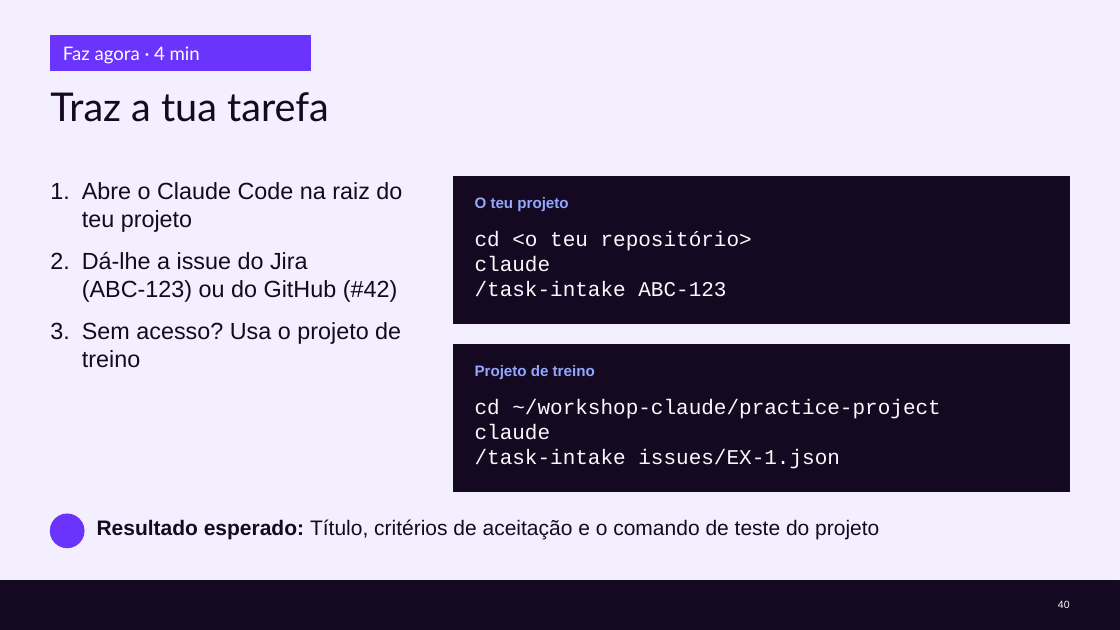
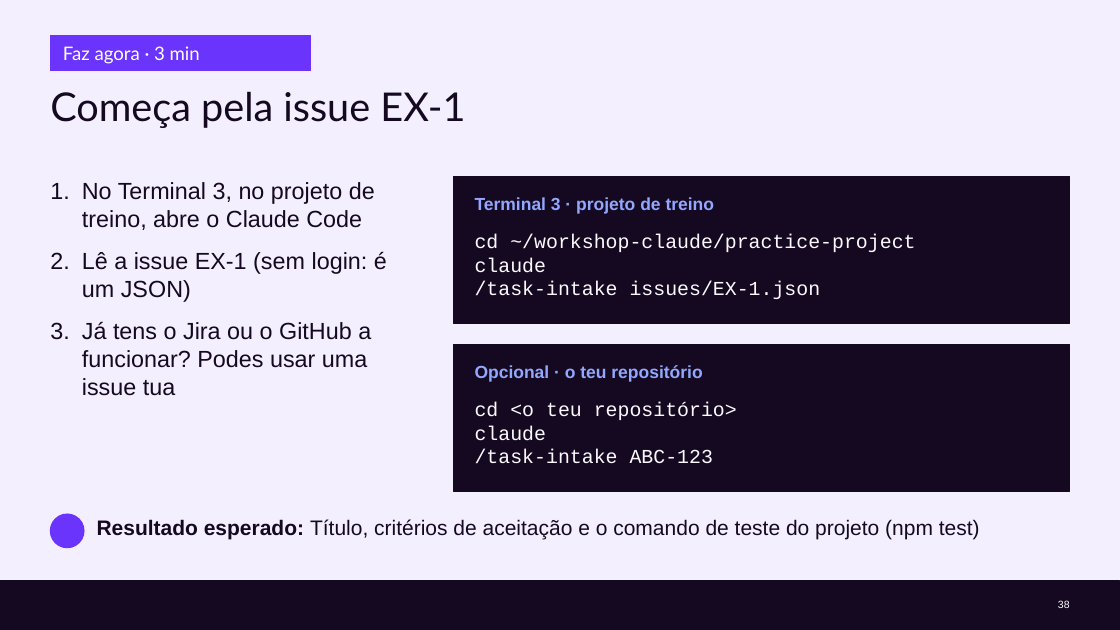
Before and after one commit to cx-guilherme-pinto/workshop-claude, a slide deck: slide 38 of slides/workshop.pptx (slide 40 before the commit). Drawn at 1120x630 pixels with LibreOffice and Linux fonts; fonts in the diff are those of the drawing; background and template pictures are left out. Boxes give left, top, right and bottom in pixels: in the first picture for what was removed or moved away, otherwise in the second. Text is boxed around its words. In the diff, an @@ line names an element or a change of style, - is before the commit and + after.

```diff
--- a/slides/workshop.pptx
+++ b/slides/workshop.pptx
@@ text at (63, 46, 200, 64): text changed @@
-Faz agora · 4 min
+Faz agora · 3 min
@@ title at (50, 91, 465, 128): text changed @@
-Traz a tua tarefa
+Começa pela issue EX-1
@@ text at (82, 182, 387, 396): text changed @@
-1. Abre o Claude Code na raiz do teu projeto
-2. Dá-lhe a issue do Jira (ABC-123) ou do GitHub (#42)
-3. Sem acesso? Usa o projeto de treino
+1. No Terminal 3, no projeto de treino, abre o Claude Code
+2. Lê a issue EX-1 (sem login: é um JSON)
+3. Já tens o Jira ou o GitHub a funcionar? Podes usar uma issue tua
@@ text at (475, 197, 715, 214): text changed; size 13 to 15 pt @@
-O teu projeto
+Terminal 3 · projeto de treino
@@ text at (475, 234, 915, 252): text changed; size 18 to 17 pt @@
-cd <o teu repositório>
+cd ~/workshop-claude/practice-project
@@ text at (475, 258, 546, 273): size 18 to 17 pt in "claude" @@
@@ text at (475, 281, 821, 299): text changed; size 18 to 17 pt @@
-/task-intake ABC-123
+/task-intake issues/EX-1.json
@@ text at (475, 365, 702, 382): text changed; size 13 to 15 pt @@
-Projeto de treino
+Opcional · o teu repositório
@@ text at (475, 402, 737, 420): text changed; size 18 to 17 pt @@
-cd ~/workshop-claude/practice-project
+cd <o teu repositório>
@@ text at (475, 449, 713, 464): text changed; size 18 to 17 pt @@
-/task-intake issues/EX-1.json
+/task-intake ABC-123
@@ text at (475, 426, 546, 441): size 18 to 17 pt in "claude" @@
@@ text at (97, 519, 980, 539): text changed @@
-Resultado esperado: Título, critérios de aceitação e o comando de teste do projeto
+Resultado esperado: Título, critérios de aceitação e o comando de teste do projeto (npm test)
@@ page number at (1058, 600, 1070, 608): text changed @@
-40
+38
```
Also in this commit, not shown: 29 other slides changed, 4 slides added, 7 slides removed, 11 other files.
